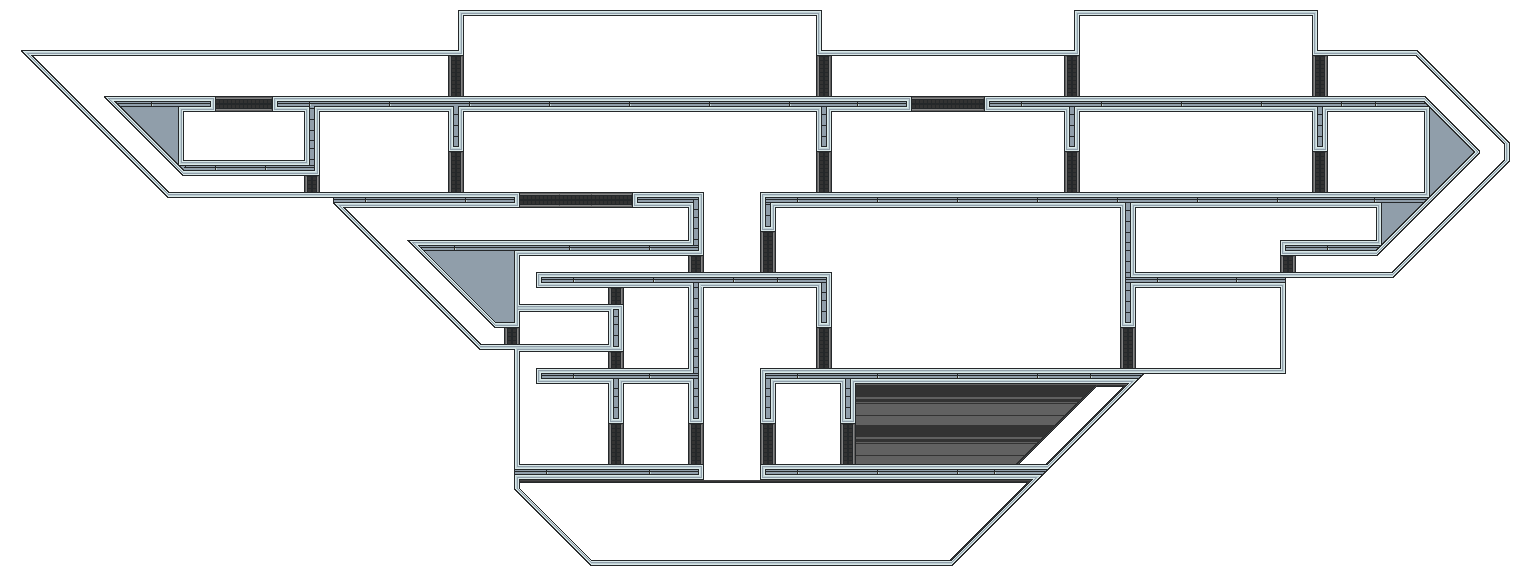
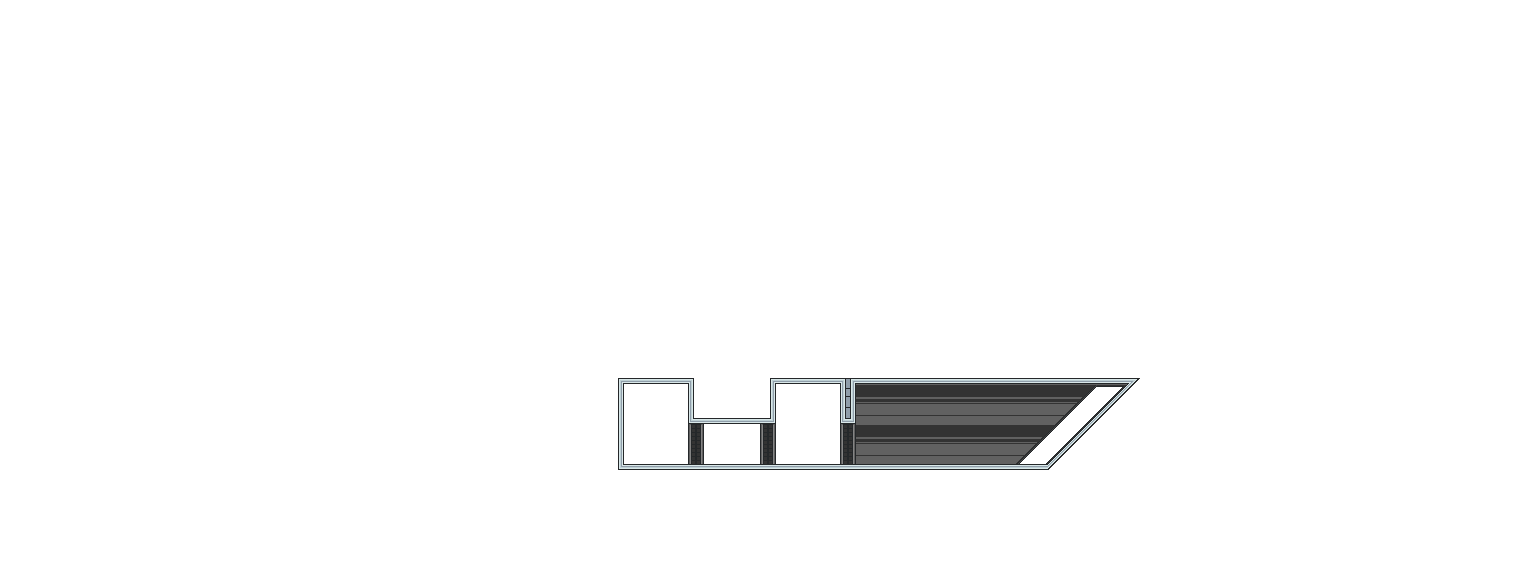
Layered file, before and after one edit (w=1528, h=576). Changes by layer:
showed group "Tier 3" (6 layers) over [21, 10, 1510, 566]
hid group "Tier 8" (10 layers) over [21, 10, 1510, 566]
painted on "interior" over [514, 464, 1032, 560]
painted on "exterior" over [514, 479, 1032, 566]
